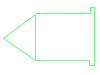
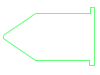
Two versions of the same layered image (w=100, h=75). Layer-by-layer changes:
renamed "Line 1" to "Line 9", moved it above "Line 2", painted on it over [3, 14, 36, 39]
renamed "Line 3" to "Line 2", moved it above "Line 8", painted on it over [3, 13, 36, 60]
